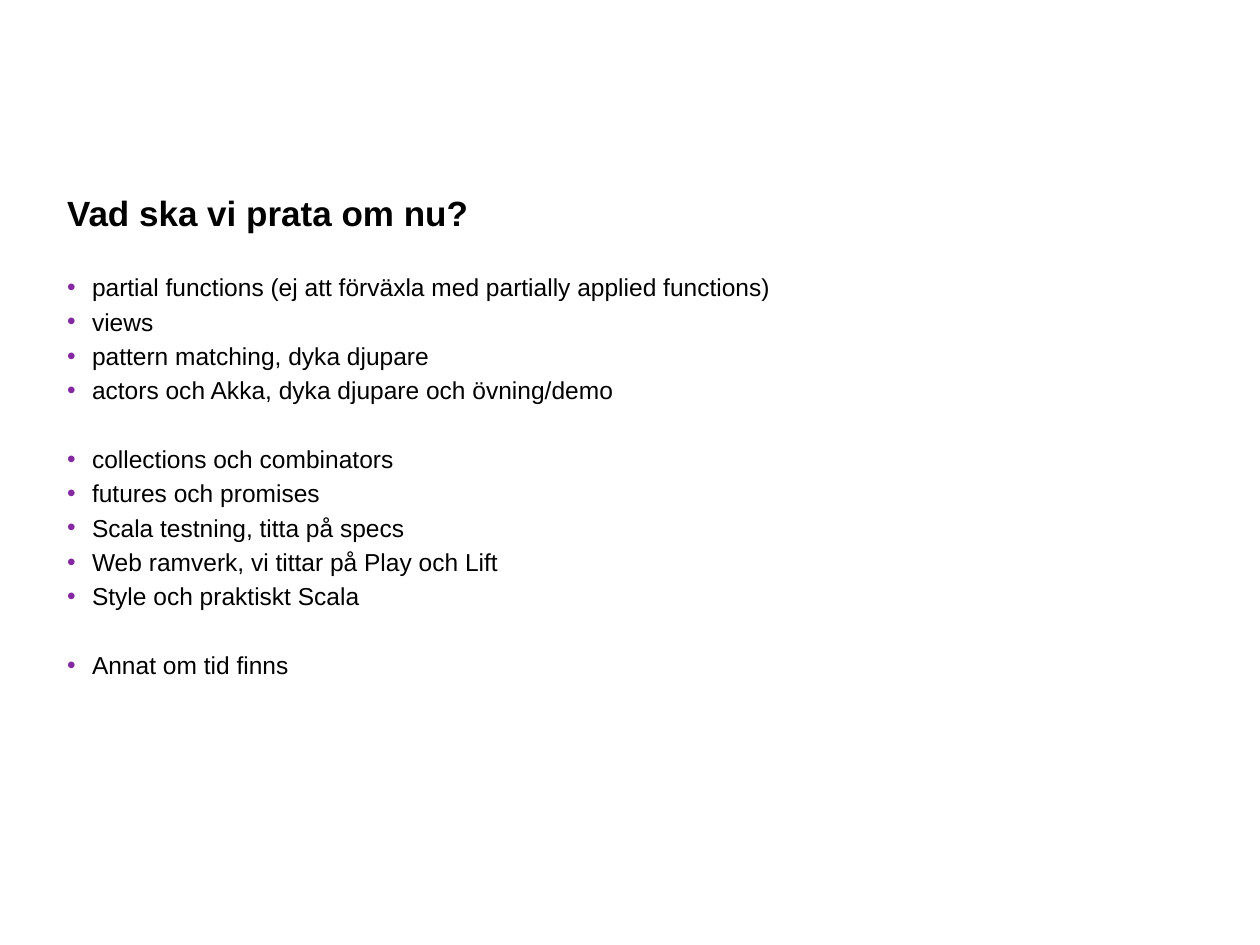
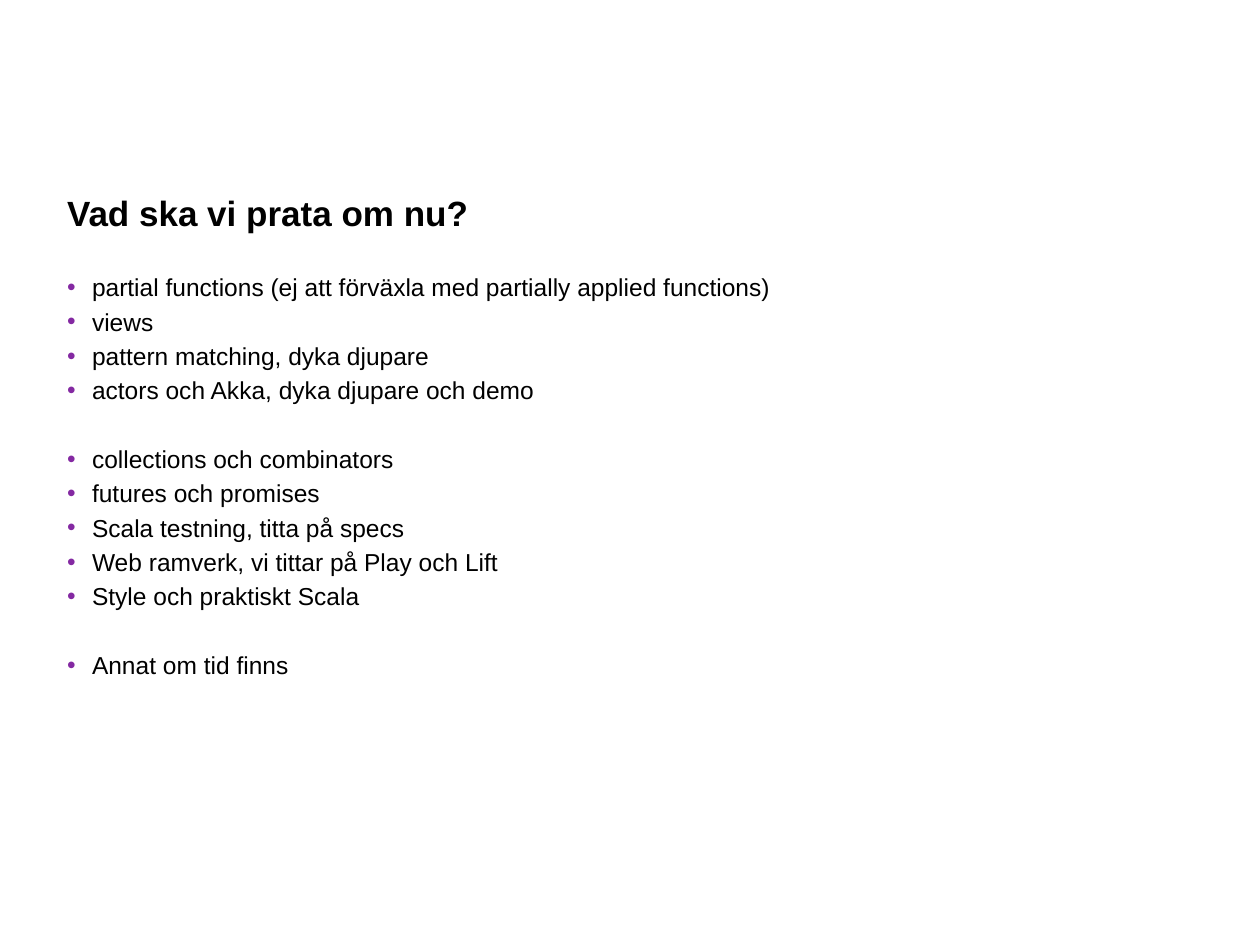
Before and after one commit to claesathiq/hiqscalaintermediate, a slide deck: slide 3 of doc/Scala intermediate.pptx. Drawn at 1260x945 pixels with LibreOffice and Linux fonts; fonts in the diff are those of the drawing; background and template pictures are left out. Boxes give left, top, right and bottom in pixels: in the first picture for what was removed or moved away, otherwise in the second. Text is boxed around its words. In the diff, an @@ line names an element or a change of style, - is before the commit and + after.

Commit message:
Updated Powerpoint terminate sequence

```diff
--- a/doc/Scala intermediate.pptx
+++ b/doc/Scala intermediate.pptx
@@ text at bbox=[92, 381, 533, 404]: text changed @@
-• actors och Akka, dyka djupare och övning/demo
+• actors och Akka, dyka djupare och demo
```
